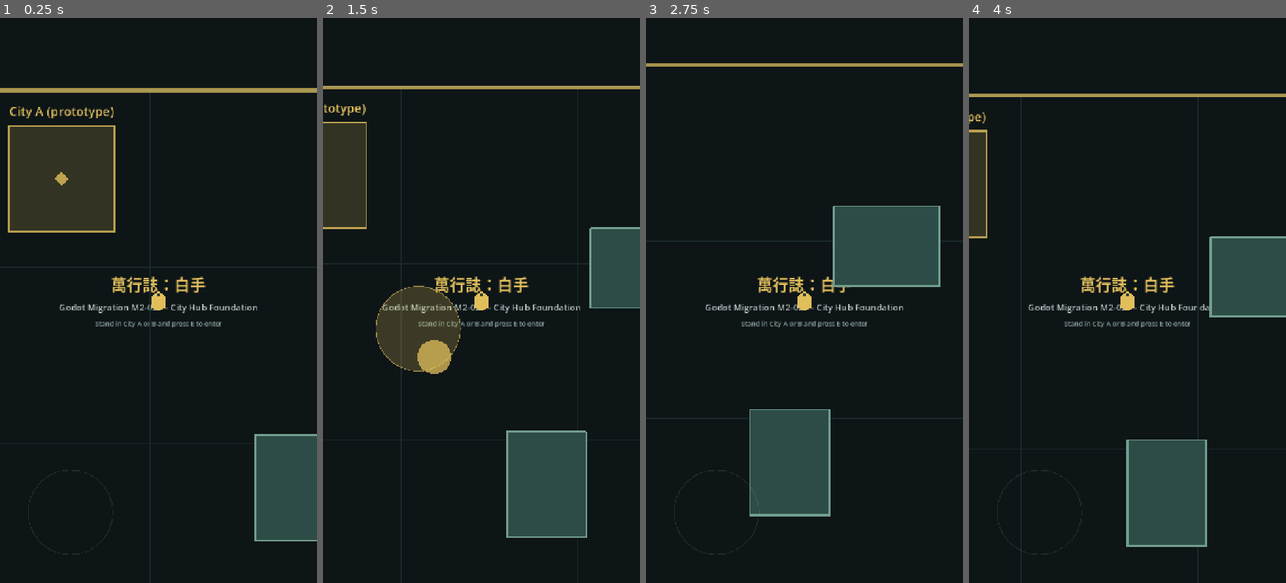
Above: before the commit, frames 1-4 (left to right).
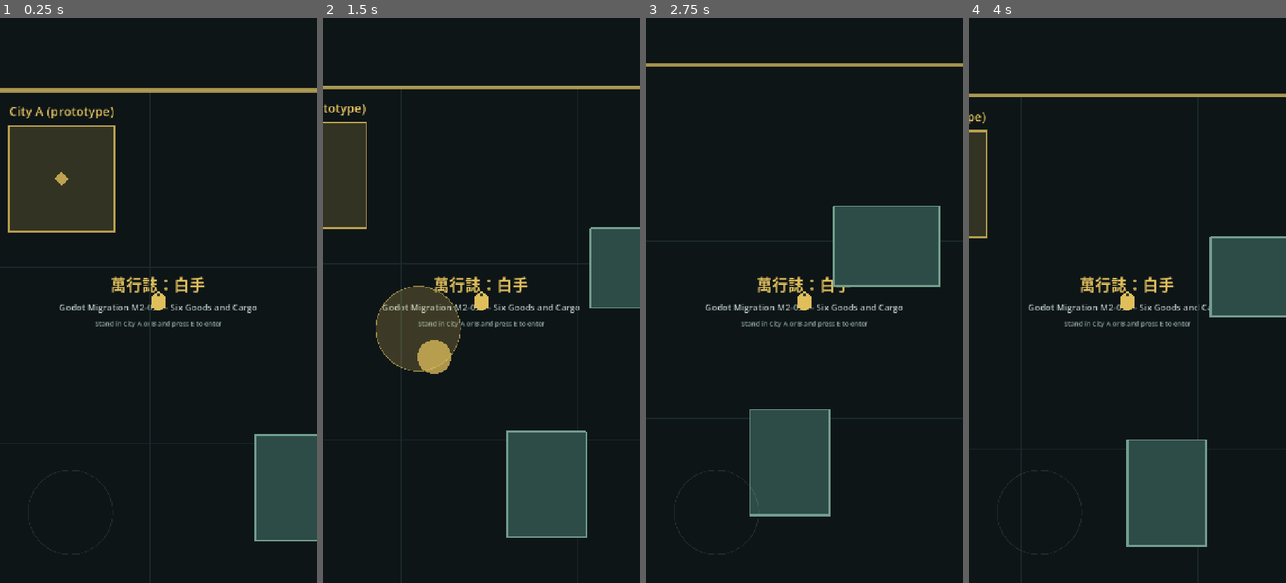
Above: after the commit, the same moments.

Repository: 8tdgdvs26d-netizen/project-gersang-mobile
Game: Godot game, scene res://scenes/main.tscn
The game is run twice, just before and just after one commit, with the same random seed, the same clock (stepped at 60 frames per second) and the same inputs.
Inputs (mouse positions are in pixels of both pictures, inside the frame that each line leads up to):
- Up to frame 1 (0.25 s): no input
- Up to frame 2 (1.5 s): tap E (interact) at 0.5 s; move the mouse to (551, 272) at 0.52 s; hold D (move_right) 0.53-1.25 s; hold E (interact) 0.53-1.25 s; click (551, 272) at 0.67 s; drag from (418, 328) to (465, 413) at 1.27 s
- Up to frame 3 (2.75 s): tap E (interact) at 2 s; move the mouse to (836, 176) at 2.02 s; hold D (move_right) from 2.03 s (still down); hold E (interact) from 2.03 s (still down)
- Up to frame 4 (4 s): release D (move_right) at 2.75 s; release E (interact) at 2.75 s; drag from (1111, 413) to (1032, 215) at 2.77 s; tap E (interact) at 3.5 s; move the mouse to (1222, 385) at 3.52 s; hold A (move_left) from 3.53 s (still down); hold E (interact) from 3.53 s (still down)

The runs differ from the first frame. In frame 1, 0.4% of the frame differs, in the area x 35-82%, y 45-53%; in frame 2, 0.4%; in frame 3, 0.4%; in frame 4, 0.4%.

Commit message:
feat(godot): add M2-03 six test goods and cargo foundation
Add a single-source catalog of six prototype goods (test values only) and a
UI-independent Cargo model with a 20-unit prototype capacity, validated
add/remove and no zero, negative or unknown entries. The session-owned cargo
survives World <-> City transitions; the City Hub shows a debug summary line.

Co-Authored-By: Claude Opus 5.5 <noreply@anthropic.com>
Claude-Session: https://claude.ai/code/session_01CPuDgFREwJNYYd7guvJZ5v

Diff:
--- a/godot/scenes/city_hub.tscn
+++ b/godot/scenes/city_hub.tscn
@@ -41,6 +41,11 @@
 text = "Developer prototype — no facilities yet"
 horizontal_alignment = 1
 
+[node name="CargoLabel" type="Label" parent="Center/Content"]
+theme_override_colors/font_color = Color(0.55, 0.65, 0.63, 1)
+theme_override_font_sizes/font_size = 18
+horizontal_alignment = 1
+
 [node name="LeaveButton" type="Button" parent="Center/Content"]
 custom_minimum_size = Vector2(240, 72)
 theme_override_font_sizes/font_size = 24
--- a/godot/scenes/main.tscn
+++ b/godot/scenes/main.tscn
@@ -73,7 +73,7 @@
 [node name="Subtitle" type="Label" parent="Interface/Content/Status"]
 theme_override_colors/font_color = Color(0.73, 0.79, 0.78, 1)
 theme_override_font_sizes/font_size = 20
-text = "Godot Migration M2-02 — City Hub Foundation"
+text = "Godot Migration M2-03 — Six Goods and Cargo"
 horizontal_alignment = 1
 
 [node name="Scope" type="Label" parent="Interface/Content/Status"]
--- /dev/null
+++ b/godot/scripts/cargo.gd
@@ -0,0 +1,75 @@
+class_name Cargo
+extends RefCounted
+
+## Player cargo data model, independent of any UI. Capacity is measured in
+## cargo units: quantity x unit_size, summed across all goods. The prototype
+## capacity is a technical value, not a locked formal cargo size.
+
+const CARGO_CAPACITY := 20
+
+## good_id -> positive int quantity. Zero-quantity entries are never kept.
+var _items := {}
+
+
+func get_quantity(good_id: Variant) -> int:
+	return _items.get(good_id, 0) if typeof(good_id) == TYPE_STRING else 0
+
+
+func get_used_capacity() -> int:
+	var used := 0
+	for good_id in _items:
+		used += _items[good_id] * GoodsCatalog.get_unit_size(good_id)
+	return used
+
+
+func get_remaining_capacity() -> int:
+	return CARGO_CAPACITY - get_used_capacity()
+
+
+func can_add(good_id: Variant, quantity: Variant) -> bool:
+	if not (GoodsCatalog.has_good(good_id) and _is_positive_int(quantity)):
+		return false
+	# Checking quantity first also keeps quantity x unit_size from overflowing.
+	if quantity > CARGO_CAPACITY:
+		return false
+	return quantity * GoodsCatalog.get_unit_size(good_id) <= get_remaining_capacity()
+
+
+func add(good_id: Variant, quantity: Variant) -> bool:
+	if not can_add(good_id, quantity):
+		return false
+	_items[good_id] = get_quantity(good_id) + quantity
+	return true
+
+
+func can_remove(good_id: Variant, quantity: Variant) -> bool:
+	return GoodsCatalog.has_good(good_id) and _is_positive_int(quantity) \
+		and quantity <= get_quantity(good_id)
+
+
+func remove(good_id: Variant, quantity: Variant) -> bool:
+	if not can_remove(good_id, quantity):
+		return false
+	var left := get_quantity(good_id) - int(quantity)
+	if left == 0:
+		_items.erase(good_id)
+	else:
+		_items[good_id] = left
+	return true
+
+
+func is_empty() -> bool:
+	return _items.is_empty()
+
+
+func clear() -> void:
+	_items.clear()
+
+
+## Returns a copy so callers cannot bypass validation.
+func get_items() -> Dictionary:
+	return _items.duplicate()
+
+
+func _is_positive_int(quantity: Variant) -> bool:
+	return typeof(quantity) == TYPE_INT and quantity > 0
--- a/godot/scripts/city_hub.gd
+++ b/godot/scripts/city_hub.gd
@@ -10,6 +10,7 @@
 
 @onready var _city_label := $Center/Content/CityLabel as Label
 @onready var _leave_button := $Center/Content/LeaveButton as Button
+@onready var _cargo_label := $Center/Content/CargoLabel as Label
 
 
 func _ready() -> void:
@@ -23,9 +24,15 @@
 	visible = true
 
 
+## Developer-only debug line; the cargo model itself lives outside the hub.
+func show_cargo_summary(used: int, capacity: int) -> void:
+	_cargo_label.text = "Cargo: %d / %d" % [used, capacity]
+
+
 func close() -> void:
 	city_id = ""
 	_city_label.text = ""
+	_cargo_label.text = ""
 	visible = false
 
 
@@ -37,5 +44,9 @@
 	return _city_label.text
 
 
+func get_cargo_label_text() -> String:
+	return _cargo_label.text
+
+
 func _on_leave_pressed() -> void:
 	leave_requested.emit()
--- /dev/null
+++ b/godot/scripts/goods_catalog.gd
@@ -0,0 +1,41 @@
+class_name GoodsCatalog
+extends RefCounted
+
+## Single data source for the six Stage 2 prototype goods.
+## All values are TEST VALUES for automated verification, not a formal
+## economy balance; formal names and prices are decided later.
+
+const GOODS := [
+	{"id": "test_good_01", "display_name": "Test Good 1", "unit_size": 1, "base_value": 100},
+	{"id": "test_good_02", "display_name": "Test Good 2", "unit_size": 1, "base_value": 250},
+	{"id": "test_good_03", "display_name": "Test Good 3", "unit_size": 2, "base_value": 500},
+	{"id": "test_good_04", "display_name": "Test Good 4", "unit_size": 2, "base_value": 1000},
+	{"id": "test_good_05", "display_name": "Test Good 5", "unit_size": 3, "base_value": 2000},
+	{"id": "test_good_06", "display_name": "Test Good 6", "unit_size": 4, "base_value": 4000},
+]
+
+
+static func get_ids() -> Array:
+	var ids := []
+	for good in GOODS:
+		ids.append(good["id"])
+	return ids
+
+
+static func has_good(good_id: Variant) -> bool:
+	return not get_good(good_id).is_empty()
+
+
+## Returns a copy of the good's data, or an empty Dictionary for unknown ids.
+static func get_good(good_id: Variant) -> Dictionary:
+	if typeof(good_id) != TYPE_STRING:
+		return {}
+	for good in GOODS:
+		if good["id"] == good_id:
+			return good.duplicate()
+	return {}
+
+
+## Returns the good's unit size, or 0 for unknown ids.
+static func get_unit_size(good_id: Variant) -> int:
+	return get_good(good_id).get("unit_size", 0)
--- a/godot/scripts/main.gd
+++ b/godot/scripts/main.gd
@@ -3,9 +3,12 @@
 ## Minimal world/city state controller. The world scene stays loaded; entering
 ## a city pauses world movement and shows the shared City Hub overlay.
 
-const BOOTSTRAP_VERSION := "M2-02"
+const BOOTSTRAP_VERSION := "M2-03"
 
 var current_city_id := ""
+## Session-owned player cargo. World/city transitions never reset it;
+## it only resets when the game restarts (no disk save yet).
+var cargo := Cargo.new()
 var _city_markers := {}
 
 @onready var _player := $Actors/Player as Player
@@ -18,7 +21,7 @@
 		if child is CityMarker and child.city_id in WorldLayout.ACTIVE_CITY_IDS:
 			_city_markers[child.city_id] = child
 	_city_hub.leave_requested.connect(leave_city)
-	print("Myrial: Unwritten ", BOOTSTRAP_VERSION, " city hub foundation ready")
+	print("Myrial: Unwritten ", BOOTSTRAP_VERSION, " six goods and cargo foundation ready")
 
 
 func _unhandled_input(event: InputEvent) -> void:
@@ -48,6 +51,7 @@
 	current_city_id = city_id
 	_set_world_active(false)
 	_city_hub.open(city_id)
+	_city_hub.show_cargo_summary(cargo.get_used_capacity(), Cargo.CARGO_CAPACITY)
 	return true
 
 
--- /dev/null
+++ b/godot/tests/verify_m2_03.gd
@@ -0,0 +1,299 @@
+extends SceneTree
+
+const APPROVED_GOODS := [
+	["test_good_01", "Test Good 1", 1, 100],
+	["test_good_02", "Test Good 2", 1, 250],
+	["test_good_03", "Test Good 3", 2, 500],
+	["test_good_04", "Test Good 4", 2, 1000],
+	["test_good_05", "Test Good 5", 3, 2000],
+	["test_good_06", "Test Good 6", 4, 4000],
+]
+const INVALID_IDS := ["", "test_good_07", "TEST_GOOD_01", "unknown", null, 1, 3.5]
+const INVALID_QUANTITIES := [0, -1, -20, 1.5, NAN, INF, "2", null]
+const STRESS_STEPS := 600
+
+var _checks := 0
+var _failures := 0
+
+
+func _initialize() -> void:
+	_verify_catalog()
+	_verify_cargo_basics()
+	_verify_cargo_add_rules()
+	_verify_cargo_remove_rules()
+	_verify_multi_goods()
+	_verify_stress()
+	await _verify_transitions()
+
+	if _failures == 0:
+		print("M2-03 six goods and cargo verification passed (%d checks)" % _checks)
+	quit(1 if _failures > 0 else 0)
+
+
+# --- Goods -----------------------------------------------------------------
+
+func _verify_catalog() -> void:
+	var ids := GoodsCatalog.get_ids()
+	_check(GoodsCatalog.GOODS.size() == 6 and ids.size() == 6, "Catalog must hold exactly 6 goods")
+	var unique := {}
+	for good_id in ids:
+		unique[good_id] = true
+	_check(unique.size() == 6, "All 6 good ids must be unique")
+
+	for index in range(APPROVED_GOODS.size()):
+		var approved: Array = APPROVED_GOODS[index]
+		var good := GoodsCatalog.get_good(approved[0])
+		_check(ids[index] == approved[0], "Good %d must be %s" % [index + 1, approved[0]])
+		_check(good.get("display_name") == approved[1], "%s display name must be %s" % [approved[0], approved[1]])
+		_check(typeof(good.get("unit_size")) == TYPE_INT and good["unit_size"] > 0, "%s unit size must be a positive int" % approved[0])
+		_check(typeof(good.get("base_value")) == TYPE_INT and good["base_value"] > 0, "%s base value must be a positive int" % approved[0])
+		_check(good["unit_size"] == approved[2] and good["base_value"] == approved[3], "%s must match the approved test values" % approved[0])
+		_check(GoodsCatalog.get_unit_size(approved[0]) == approved[2], "%s unit size lookup must match" % approved[0])
+
+	for invalid_id in INVALID_IDS:
+		_check(not GoodsCatalog.has_good(invalid_id), "Unknown good %s must be rejected" % str(invalid_id))
+		_check(GoodsCatalog.get_good(invalid_id).is_empty(), "Unknown good %s lookup must be empty" % str(invalid_id))
+		_check(GoodsCatalog.get_unit_size(invalid_id) == 0, "Unknown good %s unit size must be 0" % str(invalid_id))
+
+	var copy := GoodsCatalog.get_good("test_good_06")
+	copy["unit_size"] = 1
+	_check(GoodsCatalog.get_unit_size("test_good_06") == 4, "Catalog lookups must return copies")
+
+	var cargo_source := FileAccess.get_file_as_string("res://scripts/cargo.gd")
+	_check(not cargo_source.contains("test_good_0"), "Cargo logic must not hardcode good ids")
+
+
+# --- Cargo -----------------------------------------------------------------
+
+func _verify_cargo_basics() -> void:
+	var cargo := Cargo.new()
+	_check(Cargo.CARGO_CAPACITY == 20, "Cargo capacity must be 20")
+	_check(cargo.is_empty() and cargo.get_items().is_empty(), "New cargo must be empty")
+	_check(cargo.get_used_capacity() == 0, "New cargo used capacity must be 0")
+	_check(cargo.get_remaining_capacity() == 20, "New cargo remaining capacity must be 20")
+	_check(cargo.get_quantity("test_good_01") == 0, "Missing good quantity must be 0")
+
+
+func _verify_cargo_add_rules() -> void:
+	var cargo := Cargo.new()
+	_check(cargo.can_add("test_good_03", 5) and cargo.add("test_good_03", 5), "Adding 5 x good 3 must succeed")
+	_check(cargo.get_quantity("test_good_03") == 5, "Good 3 quantity must be 5")
+	_check(cargo.get_used_capacity() == 10, "5 x good 3 (size 2) must use 10 units")
+	_check(cargo.get_remaining_capacity() == 10, "Remaining capacity must be 10")
+
+	_check(cargo.add("test_good_03", 1) and cargo.get_quantity("test_good_03") == 6, "Adding the same good must stack")
+	_check(cargo.get_used_capacity() == 12, "Stacked good 3 must use 12 units")
+	_check(cargo.add("test_good_01", 2) and cargo.get_items().size() == 2, "Adding a second good must create a second entry")
+	_check(cargo.get_used_capacity() == 14, "Mixed sizes must sum: 6x2 + 2x1 = 14")
+
+	_check(cargo.add("test_good_05", 2), "Filling exactly to capacity must succeed")
+	_check(cargo.get_used_capacity() == 20 and cargo.get_remaining_capacity() == 0, "Cargo must be exactly full")
+
+	var full := cargo.get_items()
+	_check(not cargo.can_add("test_good_01", 1) and not cargo.add("test_good_01", 1), "Exceeding capacity by 1 unit must fail")
+	_check(cargo.get_items() == full and cargo.get_used_capacity() == 20, "Failed add must leave cargo unchanged")
+
+	var partial := Cargo.new()
+	partial.add("test_good_06", 4)
+	var before := partial.get_items()
+	_check(not partial.add("test_good_06", 2), "Adding 8 units into 4 remaining must fail")
+	_check(partial.add("test_good_06", 1) and partial.get_used_capacity() == 20, "Adding exactly the remaining 4 units must succeed")
+	_check(before == {"test_good_06": 4}, "Snapshot must not be affected by later adds")
+
+	var guarded := Cargo.new()
+	guarded.add("test_good_02", 3)
+	var snapshot := guarded.get_items()
+	for invalid_id in INVALID_IDS:
+		_check(not guarded.can_add(invalid_id, 1) and not guarded.add(invalid_id, 1), "Adding invalid good %s must fail" % str(invalid_id))
+	for invalid_quantity in INVALID_QUANTITIES:
+		_check(not guarded.add("test_good_02", invalid_quantity), "Adding quantity %s must fail" % str(invalid_quantity))
+	_check(not guarded.add("test_good_01", 1_000_000_000_000), "Huge quantity must fail without overflow")
+	_check(guarded.get_items() == snapshot and guarded.get_used_capacity() == 3, "Rejected adds must leave cargo unchanged")
+
+	var external := guarded.get_items()
+	external["test_good_02"] = -5
+	_check(guarded.get_quantity("test_good_02") == 3, "Returned items must be a copy")
+
+
+func _verify_cargo_remove_rules() -> void:
+	var cargo := Cargo.new()
+	cargo.add("test_good_04", 5)
+	cargo.add("test_good_02", 2)
+	_check(cargo.can_remove("test_good_04", 2) and cargo.remove("test_good_04", 2), "Removing a valid quantity must succeed")
+	_check(cargo.get_quantity("test_good_04") == 3, "Good 4 quantity must drop to 3")
+	_check(cargo.get_used_capacity() == 8 and cargo.get_remaining_capacity() == 12, "Removing must release capacity")
+
+	_check(cargo.remove("test_good_04", 3), "Removing the rest must succeed")
+	_check(not cargo.get_items().has("test_good_04"), "Removing to 0 must delete the entry")
+	_check(cargo.get_quantity("test_good_04") == 0, "Removed good quantity must be 0")
+
+	var snapshot := cargo.get_items()
+	_check(not cargo.can_remove("test_good_02", 3) and not cargo.remove("test_good_02", 3), "Removing more than held must fail")
+	_check(not cargo.remove("test_good_04", 1), "Removing a good not held must fail")
+	for invalid_id in INVALID_IDS:
+		_check(not cargo.remove(invalid_id, 1), "Removing invalid good %s must fail" % str(invalid_id))
+	for invalid_quantity in INVALID_QUANTITIES:
+		_check(not cargo.remove("test_good_02", invalid_quantity), "Removing quantity %s must fail" % str(invalid_quantity))
+	_check(cargo.get_items() == snapshot and cargo.get_used_capacity() == 2, "Rejected removes must leave cargo unchanged")
+
+	cargo.clear()
+	_check(cargo.is_empty() and cargo.get_used_capacity() == 0 and cargo.get_remaining_capacity() == 20, "Clear must reset cargo")
+	_check(_invariants_hold(cargo), "Cargo must keep no zero or negative entries")
+
+
+func _verify_multi_goods() -> void:
+	var cargo := Cargo.new()
+	for good_id in GoodsCatalog.get_ids():
+		_check(cargo.add(good_id, 1), "Adding one %s must succeed" % good_id)
+	_check(cargo.get_items().size() == 6, "Cargo must hold all 6 goods at once")
+	_check(cargo.get_used_capacity() == 13, "One of each good must use 1+1+2+2+3+4 = 13 units")
+	_check(cargo.add("test_good_01", 7) and cargo.get_used_capacity() == 20, "Topping up with 7 x good 1 must fill to 20")
+	_check(not cargo.add("test_good_06", 1), "A size-4 good must not fit in a full cargo")
+
+	var sizes := Cargo.new()
+	_check(sizes.add("test_good_06", 3) and sizes.get_used_capacity() == 12, "3 x size 4 must use 12 units")
+	_check(not sizes.add("test_good_05", 3), "3 x size 3 (9 units) must not fit into 8 remaining")
+	_check(sizes.add("test_good_05", 2) and sizes.get_remaining_capacity() == 2, "2 x size 3 must leave 2 units")
+	_check(sizes.add("test_good_03", 1) and sizes.get_used_capacity() == 20, "1 x size 2 must fill the last 2 units")
+	_check(_invariants_hold(sizes) and _invariants_hold(cargo), "Mixed cargo must keep invariants")
+
+
+## Deterministic property test against an independent reference model.
+func _verify_stress() -> void:
+	var cargo := Cargo.new()
+	var model := {}
+	var ids := GoodsCatalog.get_ids() + ["bad_good", ""]
+	var quantities := [-2, -1, 0, 1, 1, 1, 2, 2, 3, 21]
+	var seed := 20260925
+	var mismatches := 0
+	var invariant_breaks := 0
+	var counts := {"add_ok": 0, "add_rejected": 0, "remove_ok": 0, "remove_rejected": 0, "full": 0}
+	for step in range(STRESS_STEPS):
+		# Fixed-seed LCG; the high bits drive each choice.
+		seed = (seed * 1103515245 + 12345) % 2147483648
+		var bits := seed >> 8
+		var good_id: String = ids[bits % ids.size()]
+		var quantity: int = quantities[(bits >> 4) % quantities.size()]
+		var action := (bits >> 8) % 20
+		var expected := false
+		var actual := false
+		if action == 19:
+			cargo.clear()
+			model.clear()
+			expected = true
+			actual = true
+		elif action < 10:
+			expected = _model_add(model, good_id, quantity)
+			actual = cargo.add(good_id, quantity)
+			counts["add_ok" if actual else "add_rejected"] += 1
+		else:
+			# Mostly remove goods actually held so removals often succeed.
+			if not model.is_empty() and (bits >> 13) % 4 != 0:
+				var held := model.keys()
+				held.sort()
+				good_id = held[(bits >> 15) % held.size()]
+			expected = _model_remove(model, good_id, quantity)
+			actual = cargo.remove(good_id, quantity)
+			counts["remove_ok" if actual else "remove_rejected"] += 1
+		if actual != expected or cargo.get_items() != model:
+			mismatches += 1
+		if not _invariants_hold(cargo) or cargo.get_used_capacity() != _model_used(model):
+			invariant_breaks += 1
+		if cargo.get_used_capacity() == Cargo.CARGO_CAPACITY:
+			counts["full"] += 1
+	_check(mismatches == 0, "Stress: cargo must match the reference model on all %d steps (%d mismatches)" % [STRESS_STEPS, mismatches])
+	_check(invariant_breaks == 0, "Stress: invariants must hold on every step (%d breaks)" % invariant_breaks)
+	_check(counts["add_ok"] >= 50 and counts["remove_ok"] >= 50, "Stress: sequence must exercise successful adds and removes %s" % str(counts))
+	_check(counts["add_rejected"] >= 50 and counts["remove_rejected"] >= 50, "Stress: sequence must exercise rejected adds and removes %s" % str(counts))
+	_check(counts["full"] >= 10, "Stress: sequence must reach full capacity %s" % str(counts))
+	print("M2-03 stress counts: ", counts)
+
+
+func _model_add(model: Dictionary, good_id: String, quantity: int) -> bool:
+	var size: int = {"test_good_01": 1, "test_good_02": 1, "test_good_03": 2, "test_good_04": 2, "test_good_05": 3, "test_good_06": 4}.get(good_id, 0)
+	if size == 0 or quantity <= 0 or _model_used(model) + quantity * size > 20:
+		return false
+	model[good_id] = model.get(good_id, 0) + quantity
+	return true
+
+
+func _model_remove(model: Dictionary, good_id: String, quantity: int) -> bool:
+	if quantity <= 0 or model.get(good_id, 0) < quantity:
+		return false
+	model[good_id] -= quantity
+	if model[good_id] == 0:
+		model.erase(good_id)
+	return true
+
+
+func _model_used(model: Dictionary) -> int:
+	var sizes := {"test_good_01": 1, "test_good_02": 1, "test_good_03": 2, "test_good_04": 2, "test_good_05": 3, "test_good_06": 4}
+	var used := 0
+	for good_id in model:
+		used += model[good_id] * sizes[good_id]
+	return used
+
+
+func _invariants_hold(cargo: Cargo) -> bool:
+	var recomputed := 0
+	for good_id in cargo.get_items():
+		var quantity = cargo.get_items()[good_id]
+		if not GoodsCatalog.has_good(good_id) or typeof(quantity) != TYPE_INT or quantity <= 0:
+			return false
+		recomputed += quantity * GoodsCatalog.get_unit_size(good_id)
+	var used := cargo.get_used_capacity()
+	return used == recomputed and used >= 0 and used <= Cargo.CARGO_CAPACITY \
+		and cargo.get_remaining_capacity() == Cargo.CARGO_CAPACITY - used
+
+
+# --- Transitions -----------------------------------------------------------
+
+func _verify_transitions() -> void:
+	var main := (load("res://scenes/main.tscn") as PackedScene).instantiate()
+	root.add_child(main)
+	await _settle()
+	var player := main.get_node("Actors/Player") as Player
+	var hub := main.get_node("CityHub") as CityHub
+
+	_check(WorldLayout.WORLD_SIZE == Vector2(40000.0, 40000.0), "World size must be unchanged")
+	_check(WorldLayout.CITY_A == Vector2(200.0, 200.0) and WorldLayout.CITY_B == Vector2(39800.0, 200.0), "City anchors must be unchanged")
+	_check(player.move_speed == 220.0, "Movement speed must be unchanged")
+
+	var cargo := main.cargo as Cargo
+	_check(cargo != null and cargo.is_empty(), "Session cargo must exist and start empty")
+	_check(cargo.add("test_good_03", 2) and cargo.add("test_good_06", 1), "Session cargo must accept goods")
+	var expected := {"test_good_03": 2, "test_good_06": 1}
+
+	player.global_position = WorldLayout.CITY_A
+	await _settle()
+	_check(main.try_enter_city() and main.current_city_id == "A", "Must enter City A")
+	_check(main.cargo == cargo and cargo.get_items() == expected, "Cargo must remain after entering City A")
+	_check(hub.get_cargo_label_text() == "Cargo: 8 / 20", "City A hub must show the cargo debug summary")
+	_check(main.leave_city(), "Must leave City A")
+	_check(main.cargo == cargo and cargo.get_items() == expected, "Cargo must remain after leaving City A")
+	await _settle()
+
+	player.global_position = WorldLayout.CITY_B
+	await _settle()
+	_check(main.try_enter_city() and main.current_city_id == "B", "Must enter City B")
+	_check(main.cargo == cargo and cargo.get_items() == expected, "Cargo must remain after entering City B")
+	_check(hub.get_city_label_text() == "[ City B ]" and hub.get_cargo_label_text() == "Cargo: 8 / 20", "City B hub must show B and the same cargo")
+	_check(main.leave_city(), "Must leave City B")
+	_check(main.cargo == cargo and cargo.get_items() == expected and cargo.get_used_capacity() == 8, "Cargo must remain after leaving City B")
+	_check(player.global_position == WorldLayout.CITY_RETURN_POINTS["B"], "City Hub return point must be unchanged")
+	await _settle()
+	_check(not main.is_in_city() and player.is_physics_processing(), "World must be restored after the transitions")
+
+
+func _settle() -> void:
+	# Area2D overlaps update a few physics frames after a teleport.
+	for frame in range(4):
+		await physics_frame
+	await process_frame
+
+
+func _check(condition: bool, message: String) -> void:
+	_checks += 1
+	if not condition:
+		_failures += 1
+		push_error("FAILED: " + message)
